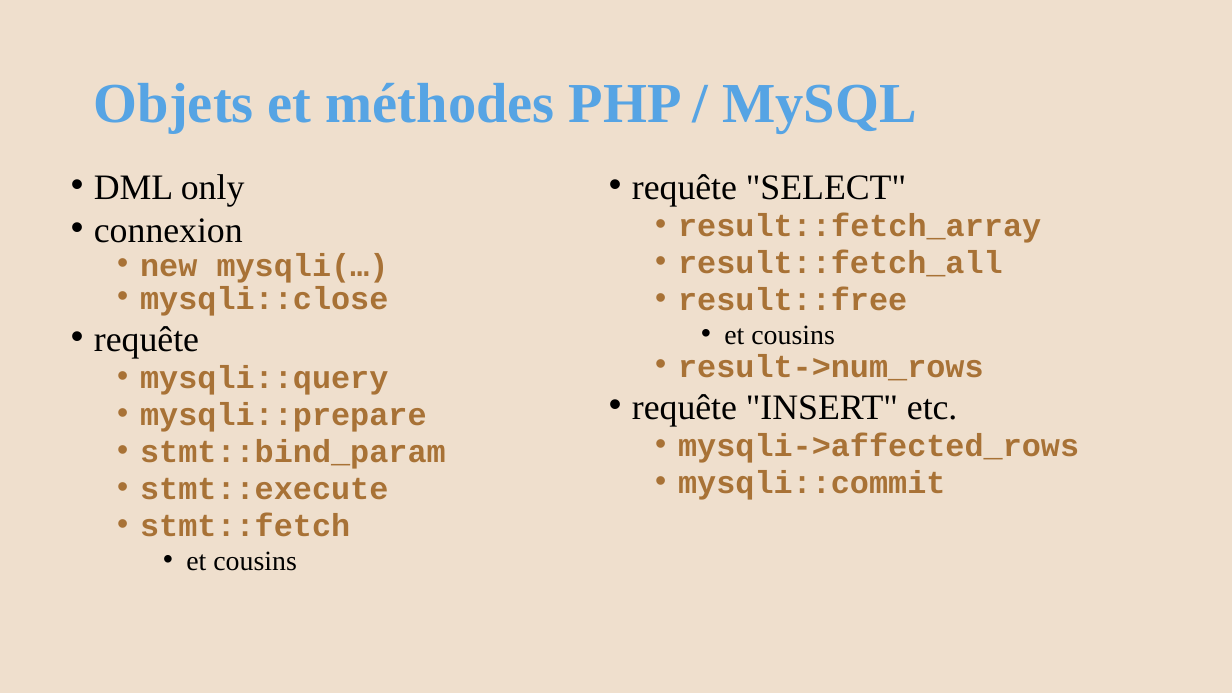
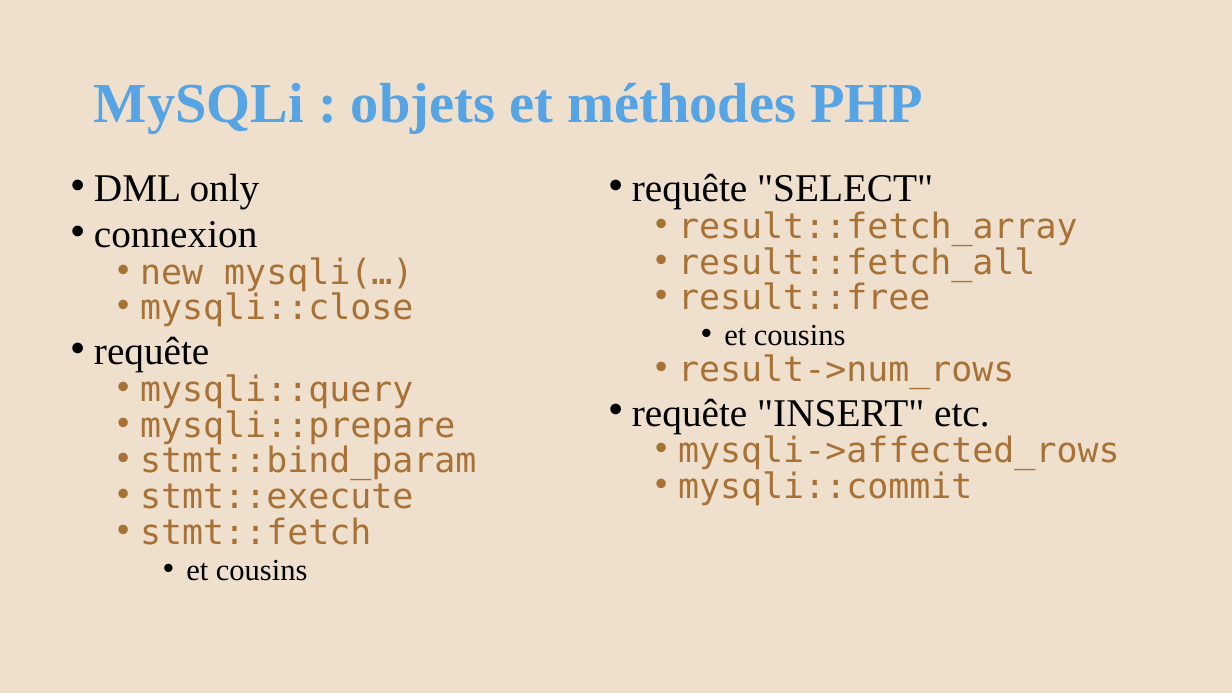
Before and after one commit to AlainWafflard/4IPW3, a slide deck: slide 14 of syllabus/24_intégration_SQL/syllabus_24_sql.pptx. Drawn at 1232x693 pixels with LibreOffice and Linux fonts; fonts in the diff are those of the drawing; background and template pictures are left out. Boxes give left, top, right and bottom in pixels: in the first picture for what was removed or moved away, otherwise in the second. Text is boxed around its words. In the diff, an @@ line names an element or a change of style, - is before the commit and + after.

```diff
--- a/syllabus/24_intégration_SQL/syllabus_24_sql.pptx
+++ b/syllabus/24_intégration_SQL/syllabus_24_sql.pptx
@@ title at box(94, 83, 923, 133): text changed @@
-Objets et méthodes PHP / MySQL
+MySQLi : objets et méthodes PHP
@@ text "DML only" at box(94, 173, 476, 581): size 27.9 to 30.6 pt in "DML only", "connexion", "requête"; size 24.8 to 27.2 pt, font Courier New to DejaVu Sans Mono, bold off in "new mysqli(…)", "mysqli::close", "mysqli::query", "mysqli::prepare" and 3 more places; size 21.7 to 23.8 pt in "et cousins"; line spacing 0.8 to 0.7 @@
@@ text "requête "SELECT"" at box(632, 173, 1119, 506): size 27.9 to 30.6 pt in "requête "SELECT"", "requête "INSERT" etc."; size 24.8 to 27.2 pt, font Courier New to DejaVu Sans Mono, bold off in "result::fetch_array", "result::fetch_all", "result::free", "result->num_rows" and 2 more places; size 21.7 to 23.8 pt in "et cousins"; line spacing 0.8 to 0.7 @@
```
Also in this commit, not shown: 38 other slides changed, 6 slides added, 14 other files.
